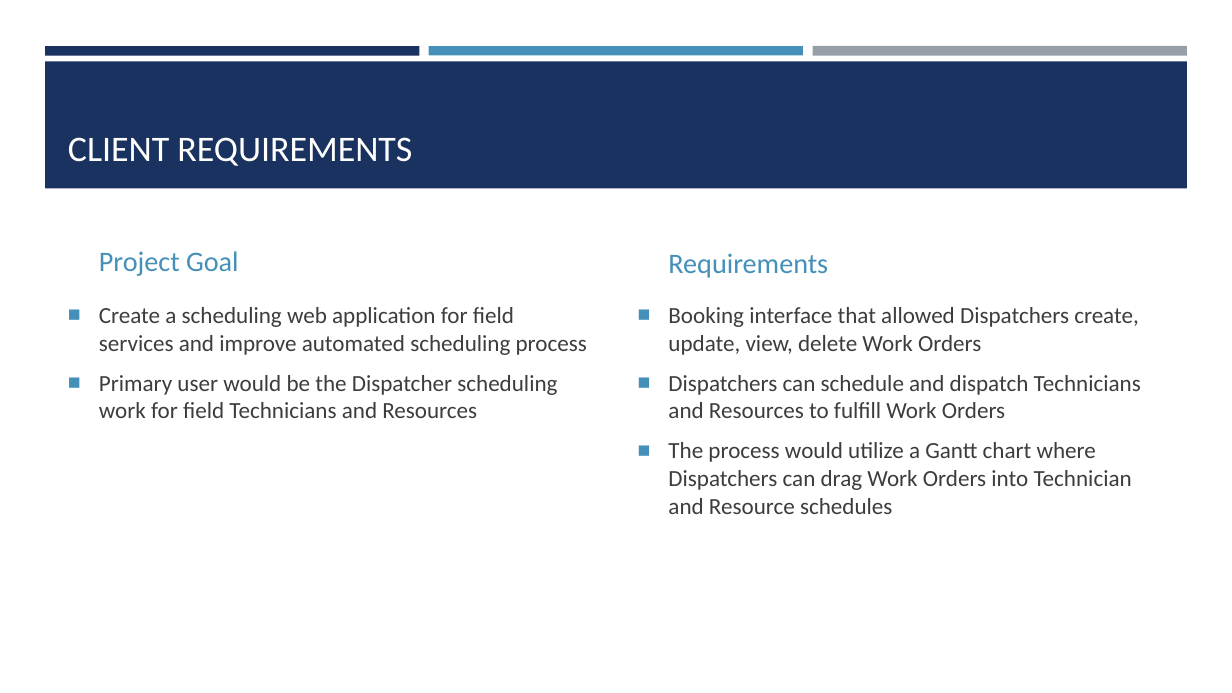
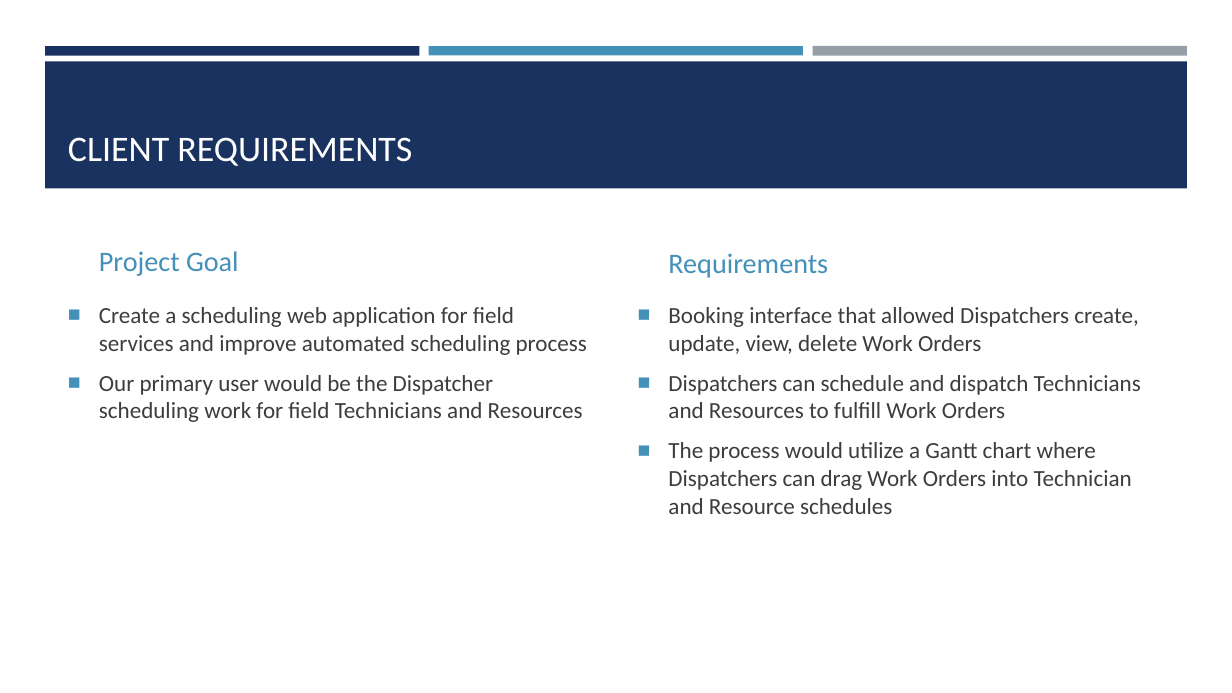
Before and after one commit to cynslcheng/CapstoneDocuments, a slide deck: slide 2 of CapstonePowerPoint.pptx. Drawn at 1232x693 pixels with LibreOffice and Linux fonts; fonts in the diff are those of the drawing. Boxes give left, top, right and bottom in pixels: in the first picture for what was removed or moved away, otherwise in the second. Text is boxed around its words. In the diff, an @@ line names an element or a change of style, - is before the commit and + after.

```diff
--- a/CapstonePowerPoint.pptx
+++ b/CapstonePowerPoint.pptx
@@ text at box(99, 375, 583, 422): text changed @@
-■ Primary user would be the Dispatcher scheduling work for field Technicians and Resources
+■ Our primary user would be the Dispatcher scheduling work for field Technicians and Resources
```
Also in this commit, not shown: 3 other slides changed, 1 slide removed.
